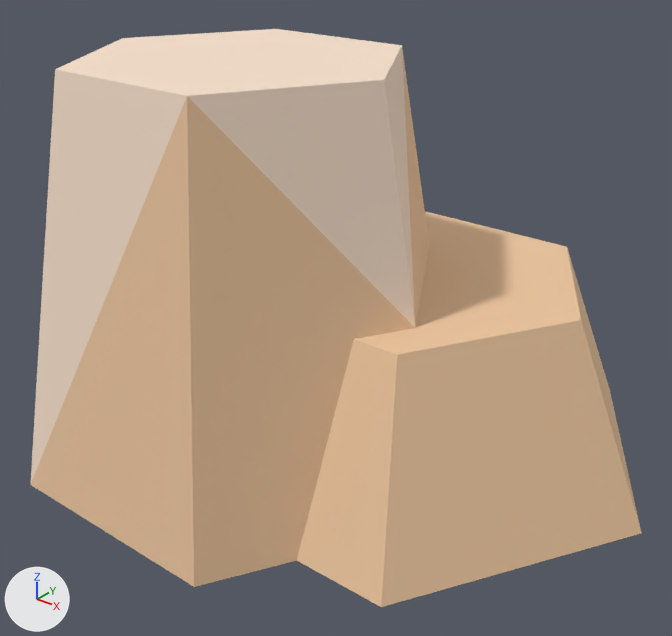
One commit to the glTF model example_game/world/props/stone-bundle.prop/model.glb: the scene before it, then after it.
Rendered twice from a camera (50 mm lens) standing at (0.346, -0.448, 0.348) and looking at (0.002, -0.018, 0.082). Lighting does not change. The marker at lower left points along +X, +Y and +Z. The older version comes first. Vertices at exactly the same position are counted once.

The first picture shows 'model'.
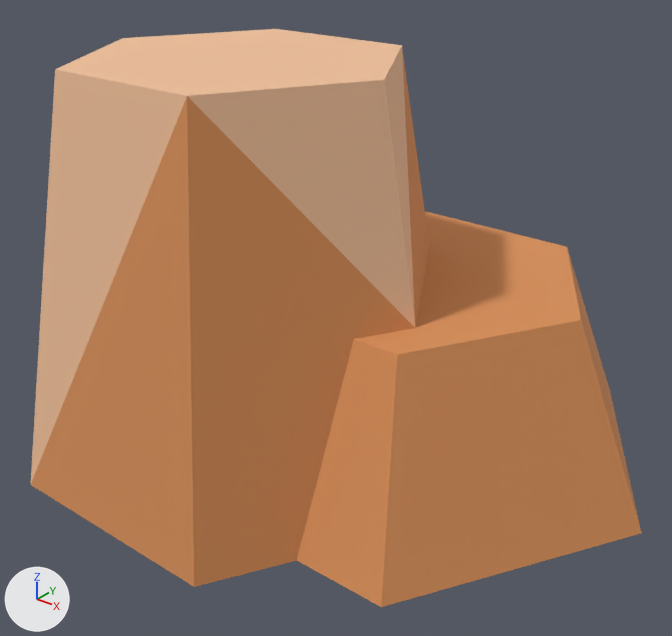
Diff of the bpy script that builds the scene:
```diff
--- a/example_game/world/props/stone-bundle.prop/model.glb.py
+++ b/example_game/world/props/stone-bundle.prop/model.glb.py
@@ me_model @@
 me_model.from_pydata(...)  # 24 vertices, 44 faces; spans x -0.207..0.207, y -0.178..0.178, z -0.02..0.247
 # used by ob_model
+# me_model part 1: 34 faces centred in x -0.155..0.15, y -0.163..0.162, z -0.02..0.155 are repainted in the vertex colours; the middle colour goes from beige #edc7a0 to orange #d9915a
+# me_model part 2: 10 faces centred in x -0.156..0.046, y -0.149..0.056, z 0.158..0.247 are repainted in the vertex colours; the middle colour goes from beige #f8e1cc to beige #f0c09a
 me_model.materials.append(mat_style)
```

Pixel boxes [x1, y1, x2, y2] of what changed, in the pictures (672 x 636 px):
part 1 of me_model, recoloured (beige to orange)
    both: [31, 49, 641, 607]
part 2 of me_model, recoloured
    both: [30, 29, 415, 485]
